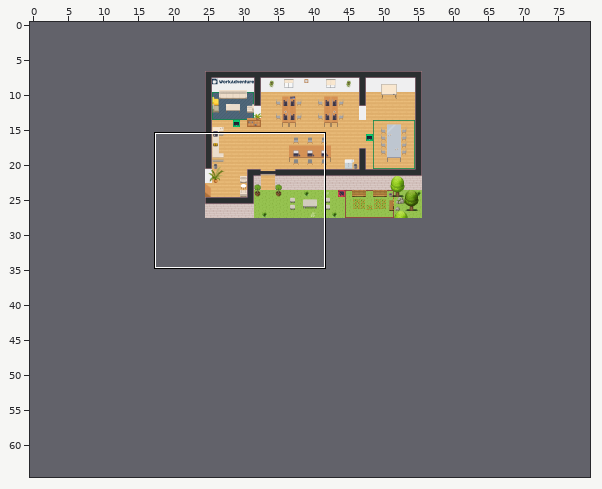
Tiled map (JSON): office.tmj. Above: a wide view before the commit, with the close-up outlined.
Close-up. Before:
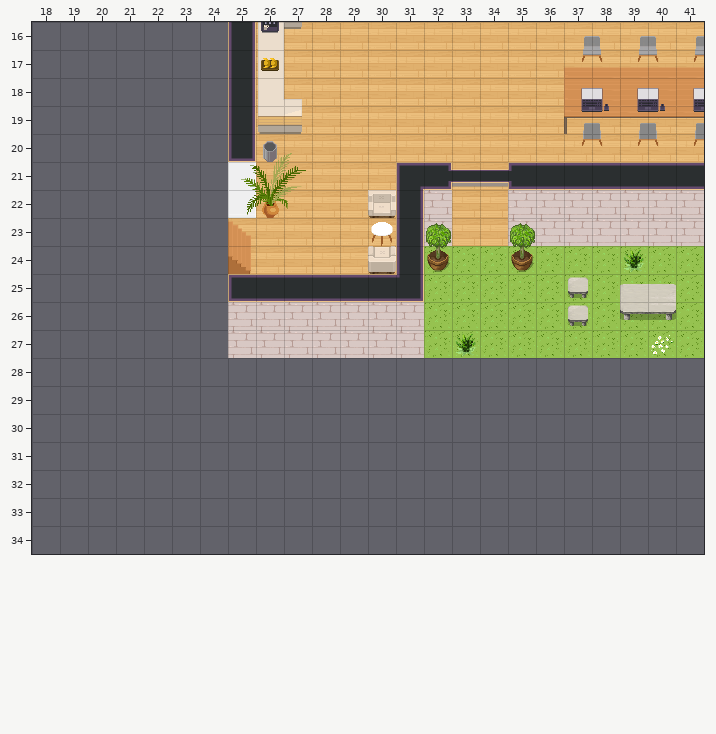
Cells are 32x32 px. Shown: x 18..41, y 16..34. The commit also changed other parts of the map, which this record leaves out. The old version is drawn lined up with the new one.
Now the later version:
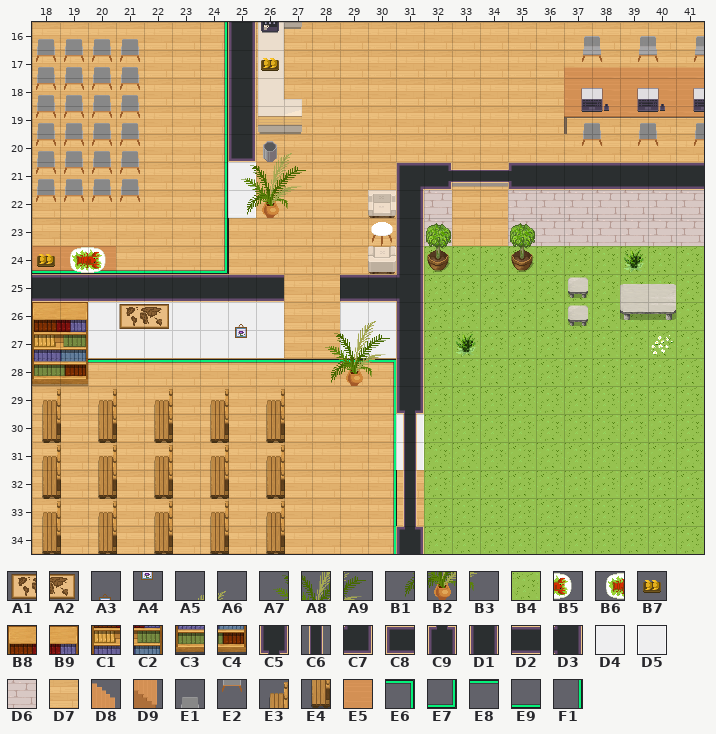
Key: from "WA_Decoration": A1 24, A2 25, A3 33, A4 45, A5 61, A6 62, A7 72, A8 73, A9 74, B1 84, B2 85, B3 86; from "WA_Exterior": B4 628; from "WA_Miscellaneous": B5 90 turned 90, B6 100 turned 90, B7 104; from "WA_Other_Furniture": B8 22, B9 23, C1 34, C2 35, C3 46, C4 47; from "WA_Room_Builder": C5 11, C6 36, C7 54, C8 58, C9 61, D1 102, D2 104, D3 158, D4 203, D5 280, D6 310, D7 350, D8 450 flipped left-right, D9 475 flipped left-right; from "WA_Seats": E1 126, E2 139, E3 147, E4 160; from "WA_Tables": E5 10; from "WA_User_Interface": E6 162, E7 163, E8 165, E9 166, F1 168.
__ is an empty cell.
Tiles replaced or removed in this view: C7, C8, D2, D6, D8, D9.
Tiles of an added or newly shown layer are drawn over the layers below it.
From old to new:
Changed rows in their new state; .. is an unchanged cell.
map size 31x21 -> 80x65 cells (old content now starts at 25,7; both pictures use the new coordinates)
Layer "floor/floor1":
first column x 18:
16 D7 D7 D7 D7 D7 D7 D7
17 D7 D7 D7 D7 D7 D7 D7
18 D7 D7 D7 D7 D7 D7 D7
19 D7 D7 D7 D7 D7 D7 D7
20 D7 D7 D7 D7 D7 D7 D7
21 D7 D7 D7 D7 D7 D7 D7
22 D7 D7 D7 D7 D7 D7 D7
23 D7 D7 D7 D7 D7 D7 D7
24 .. .. .. D7 D7 D7 D7
first column x 18:
28 D7 D7 D7 D7 D7 D7 D7 D7 D7 D7 D7 D7 D7 .. B4 B4 B4 B4 B4 B4 B4 B4 B4 B4
29 D7 D7 D7 D7 D7 D7 D7 D7 D7 D7 D7 D7 D7 .. B4 B4 B4 B4 B4 B4 B4 B4 B4 B4
30 D7 D7 D7 D7 D7 D7 D7 D7 D7 D7 D7 D7 D7 .. B4 B4 B4 B4 B4 B4 B4 B4 B4 B4
31 D7 D7 D7 D7 D7 D7 D7 D7 D7 D7 D7 D7 D7 .. B4 B4 B4 B4 B4 B4 B4 B4 B4 B4
32 D7 D7 D7 D7 D7 D7 D7 D7 D7 D7 D7 D7 D7 D7 B4 B4 B4 B4 B4 B4 B4 B4 B4 B4
33 D7 D7 D7 D7 D7 D7 D7 D7 D7 D7 D7 D7 D7 D7 B4 B4 B4 B4 B4 B4 B4 B4 B4 B4
34 D7 D7 D7 D7 D7 D7 D7 D7 D7 D7 D7 D7 D7 .. B4 B4 B4 B4 B4 B4 B4 B4 B4 B4
Layer "floor/floor2":
first column x 18:
16 .. .. .. .. .. .. F1
17 .. .. .. .. .. .. F1
18 .. .. .. .. .. .. F1
19 .. .. .. .. .. .. F1
20 .. .. .. .. .. .. F1
21 .. .. .. .. .. .. F1
22 .. .. .. .. .. .. F1
23 .. .. .. .. .. .. F1
24 E9 E9 E9 E9 E9 E9 E7
first column x 18:
28 E8 E8 E8 E8 E8 E8 E8 E8 E8 E8 E8 E8 E6
29 E3 .. E3 .. E3 .. E3 .. E3 .. .. .. F1
30 E4 .. E4 .. E4 .. E4 .. E4 .. .. .. F1
31 E3 .. E3 .. E3 .. E3 .. E3 .. .. .. F1
32 E4 .. E4 .. E4 .. E4 .. E4 .. .. .. F1
33 E3 .. E3 .. E3 .. E3 .. E3 .. .. .. F1
34 E4 .. E4 .. E4 .. E4 .. E4 .. .. .. F1
Layer "walls/walls1":
first column x 18:
25 D2 D2 D2 D2 D2 D2 D2 D2 .. __ __ .. .. D3
26 .. .. D4 D4 D4 D4 D4 D4 D4 __ __ D4 D4 D1
27 .. .. D4 D4 D4 D4 D4 D4 D4 __ __ D4 D4 D1
28 .. .. .. .. .. .. .. .. .. .. .. .. .. D1
29 .. .. .. .. .. .. .. .. .. .. .. .. .. C5
30 .. .. .. .. .. .. .. .. .. .. .. .. .. D5
31 .. .. .. .. .. .. .. .. .. .. .. .. .. D5
34 .. .. .. .. .. .. .. .. .. .. .. .. .. C9
Layer "furniture/furniture1":
first column x 18:
19 E1 E1 E1 E1
20 E2 E2 E2 E2
Layer "furniture/furniture4" (added):
first column x 18:
18 E1 E1 E1 E1
19 E2 E2 E2 E2
first column x 18:
24 E5 E5 E5
Layer "furniture/furniture2":
first column x 18:
16 .. .. .. .. .. .. F1 ..
17 E1 E1 E1 E1 .. .. F1 ..
18 E2 E2 E2 E2 .. .. F1 ..
19 .. .. .. .. .. .. F1 ..
20 .. .. .. .. .. .. F1 ..
21 E1 E1 E1 E1 .. .. F1 ..
22 E2 E2 E2 E2 .. .. F1 ..
23 .. .. .. .. .. .. F1 __
24 E9 E9 E9 E9 E9 E9 .. __
26 B8 B9 .. .. .. .. .. ..
27 C1 C2 .. .. .. .. .. ..
28 C3 C4 .. .. .. .. .. ..
Layer "furniture/furniture3":
first column x 18:
16 E1 E1 E1 E1 .. .. ..
17 E2 E2 E2 E2 .. .. ..
20 E1 E1 E1 E1 .. .. ..
21 E2 E2 E2 E2 .. .. ..
24 B7 B6 B5 .. .. .. E7
Layer "above/above1":
first column x 31:
30 C6
31 C6
32 C6
33 C6
Layer "above/above2":
first column x 21:
26 A1 A2 .. .. A3 .. .. .. A5 A6
27 .. .. .. .. A4 .. .. A7 A8 A9
28 .. .. .. .. .. .. .. B1 B2 B3
